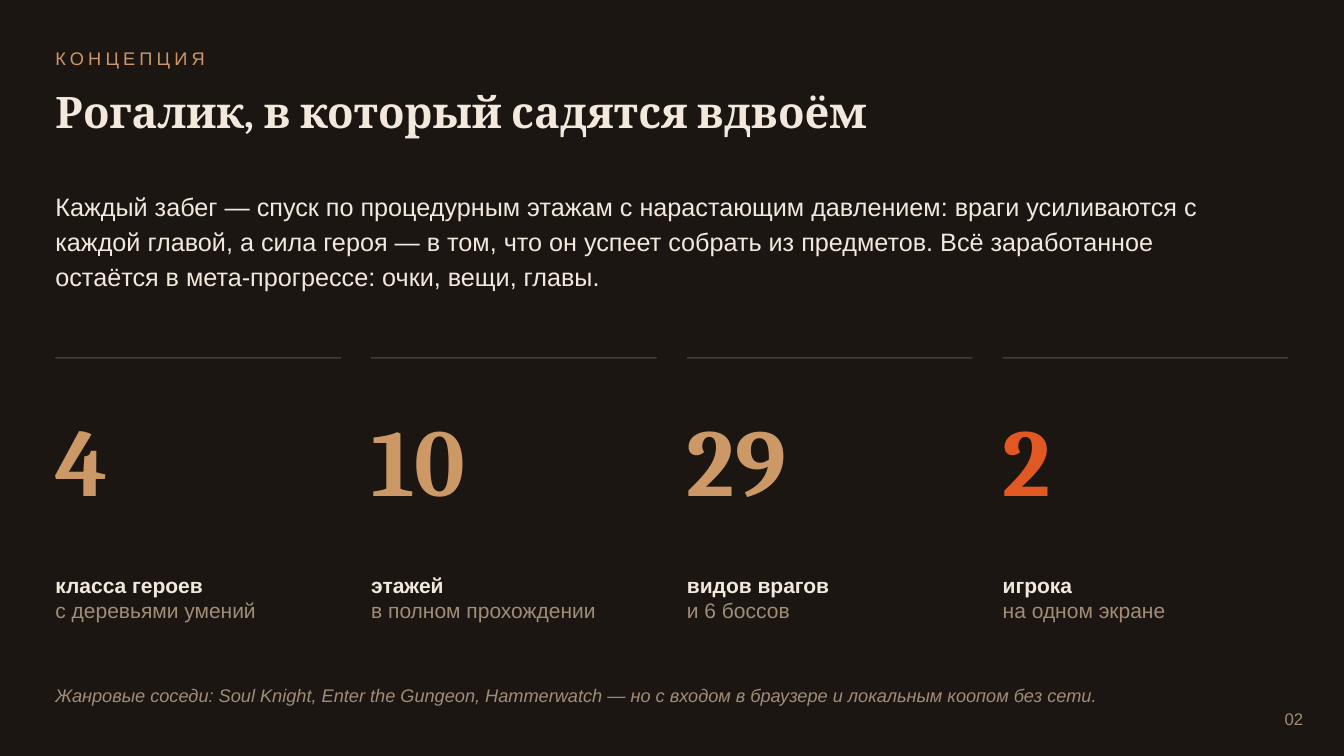
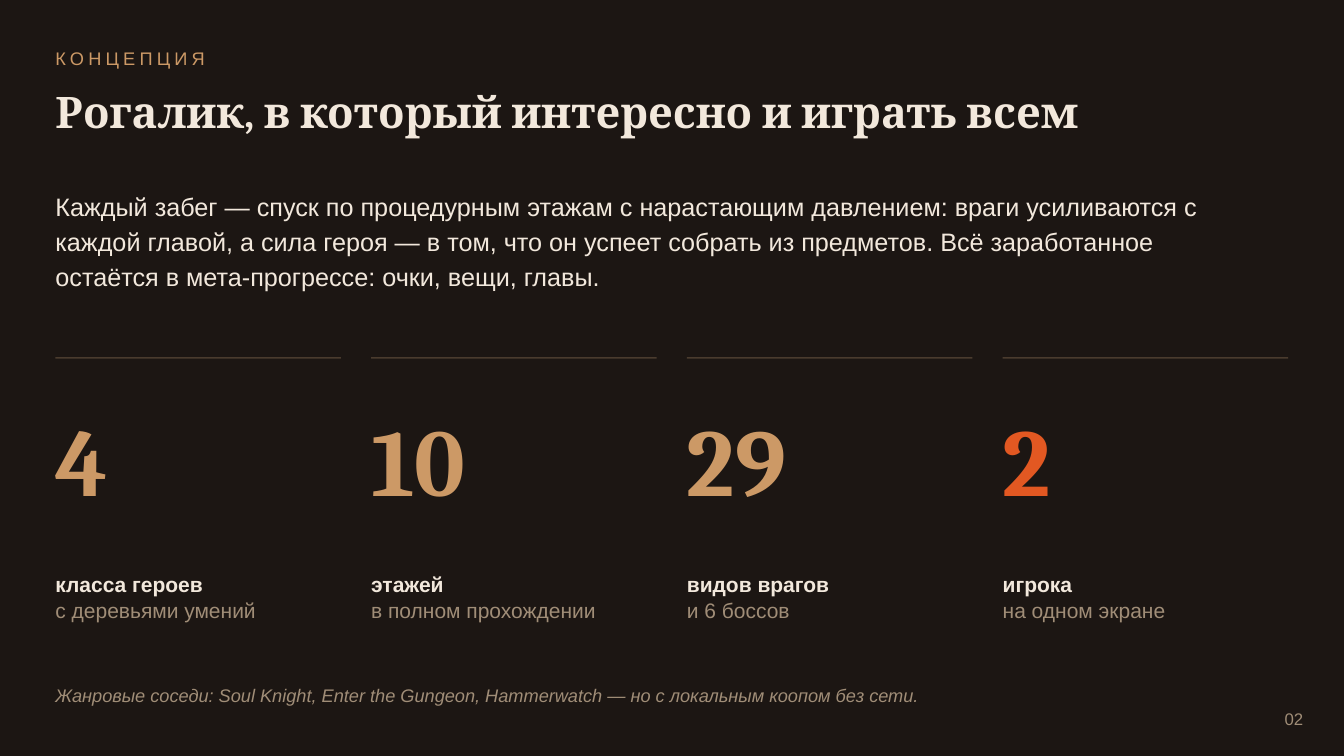
Before and after one commit to elcarer/immersion, a slide deck: slide 2 of PRESENTATION.pptx. Drawn at 1344x756 pixels with LibreOffice and Linux fonts; fonts in the diff are those of the drawing. Boxes give left, top, right and bottom in pixels: in the first picture for what was removed or moved away, otherwise in the second. Text is boxed around its words. In the diff, an @@ line names an element or a change of style, - is before the commit and + after.

```diff
--- a/PRESENTATION.pptx
+++ b/PRESENTATION.pptx
@@ text at (55, 95, 1078, 139): text changed @@
-Рогалик, в который садятся вдвоём
+Рогалик, в который интересно и играть всем
@@ text at (55, 689, 918, 706): text changed @@
-Жанровые соседи: Soul Knight, Enter the Gungeon, Hammerwatch — но с входом в браузере и локальным коопом без сети.
+Жанровые соседи: Soul Knight, Enter the Gungeon, Hammerwatch — но с локальным коопом без сети.
```
Also in this commit, not shown: 9 other slides changed, 5 slides removed, 40 other files.
